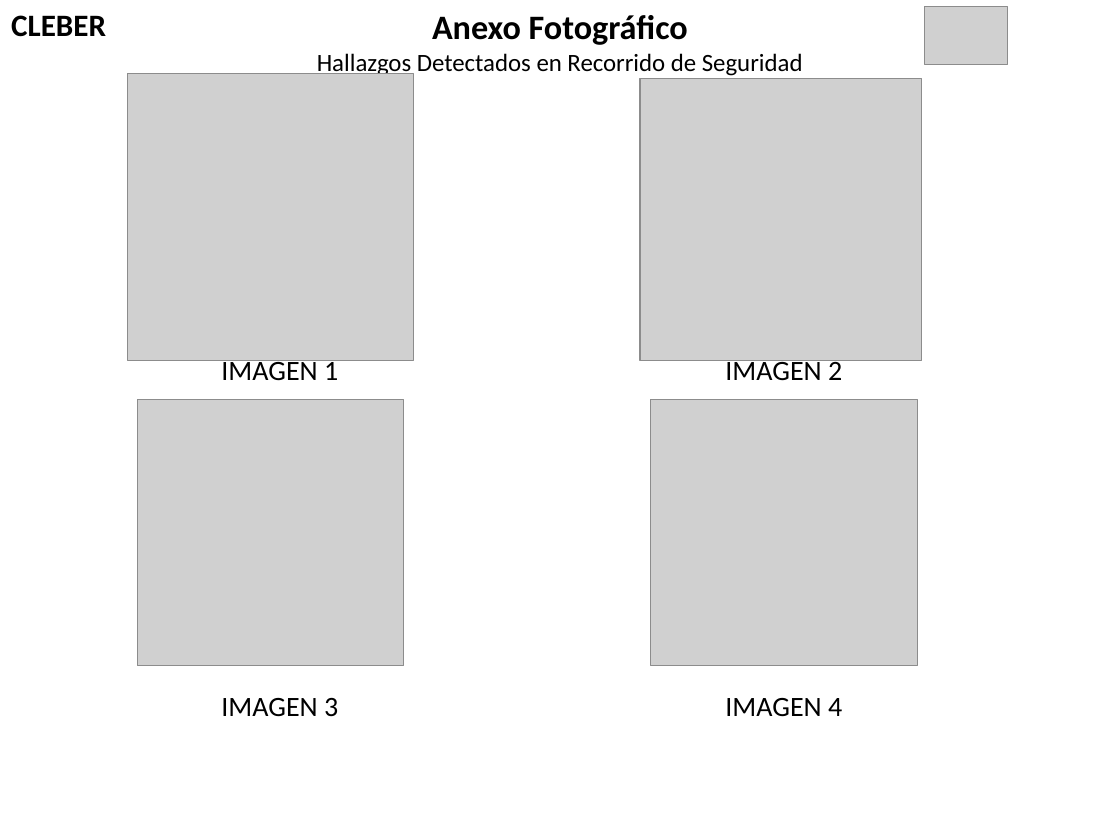
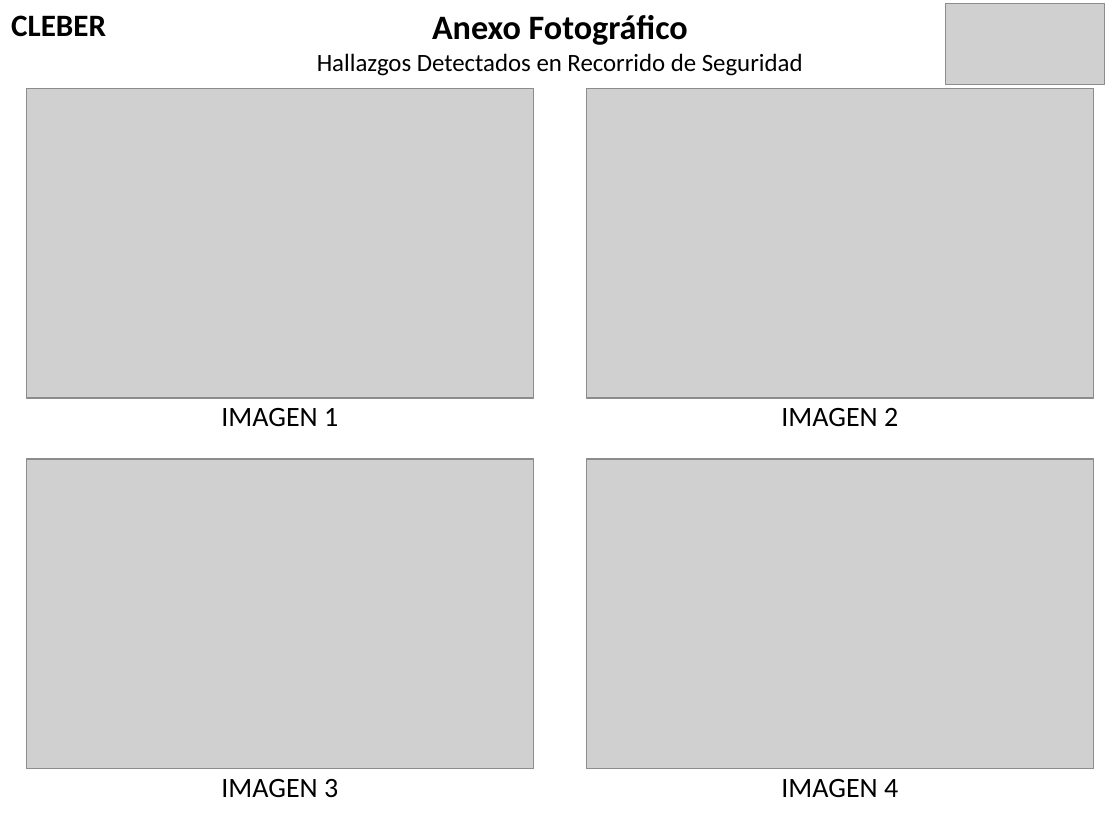
Before and after one commit to operacionesnl-ef/Servidor-scm, a slide deck: slide 4 of src/formatosGeneradores/anx/templates/ANX-FOT.pptx. Drawn at 1120x840 pixels with LibreOffice and Linux fonts; fonts in the diff are those of the drawing; grey boxes stand for pictures. Boxes give left, top, right and bottom in pixels: in the first picture for what was removed or moved away, otherwise in the second. Text is boxed around its words. In the diff, an @@ line names an element or a change of style, - is before the commit and + after.

```diff
--- a/src/formatosGeneradores/anx/templates/ANX-FOT.pptx
+++ b/src/formatosGeneradores/anx/templates/ANX-FOT.pptx
@@ picture removed at bbox=[925, 7, 1008, 65] @@
@@ picture added at bbox=[945, 3, 1104, 84] @@
@@ picture: place and size @@
-picture at bbox=[128, 74, 414, 361]
+picture at bbox=[27, 88, 534, 399]
@@ picture: place and size @@
-picture at bbox=[640, 78, 922, 361]
+picture at bbox=[587, 88, 1094, 399]
@@ text "IMAGEN 1" rewrapped from bbox=[221, 357, 338, 381] to bbox=[221, 408, 338, 427] @@
@@ text "IMAGEN 2" rewrapped from bbox=[725, 357, 842, 381] to bbox=[781, 408, 898, 427] @@
@@ picture: place and size @@
-picture at bbox=[138, 400, 404, 666]
+picture at bbox=[27, 459, 534, 769]
@@ picture: place and size @@
-picture at bbox=[651, 400, 917, 666]
+picture at bbox=[587, 459, 1094, 769]
@@ text "IMAGEN 3": place and size @@
-text "IMAGEN 3" at bbox=[221, 698, 338, 717]
+text "IMAGEN 3" at bbox=[221, 779, 338, 798]
@@ text "IMAGEN 4": place and size @@
-text "IMAGEN 4" at bbox=[725, 698, 842, 717]
+text "IMAGEN 4" at bbox=[781, 779, 898, 798]
```
Also in this commit, not shown: 9 other slides changed, 23 other files.
